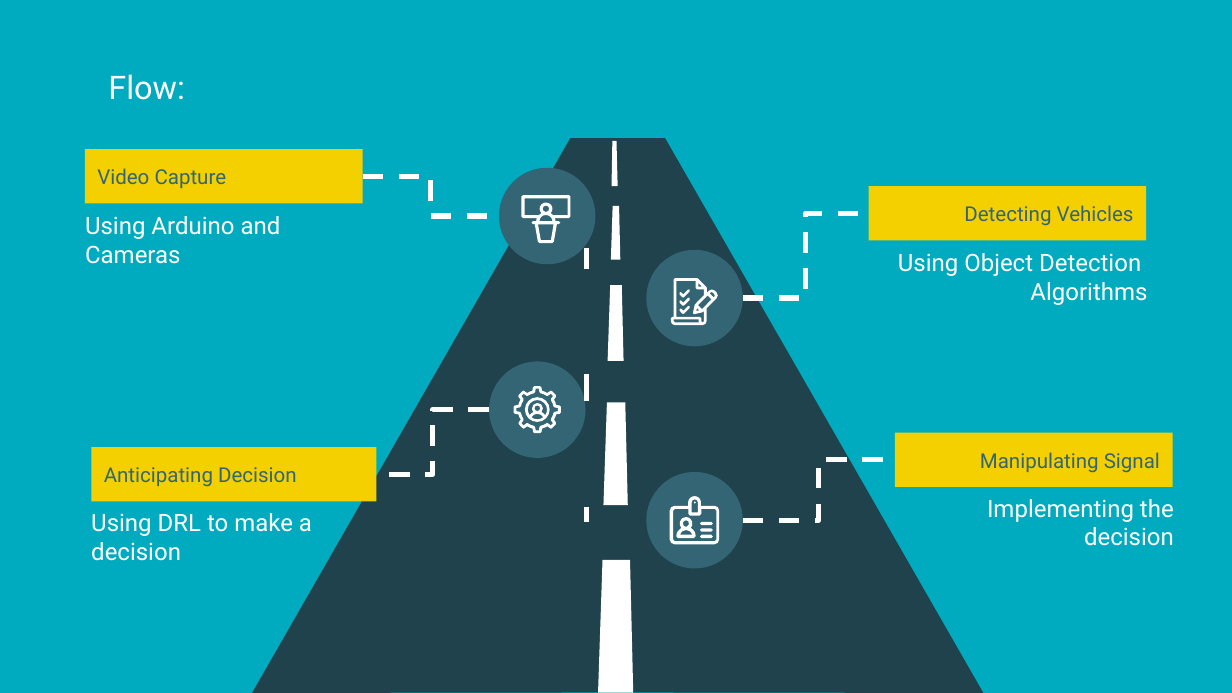
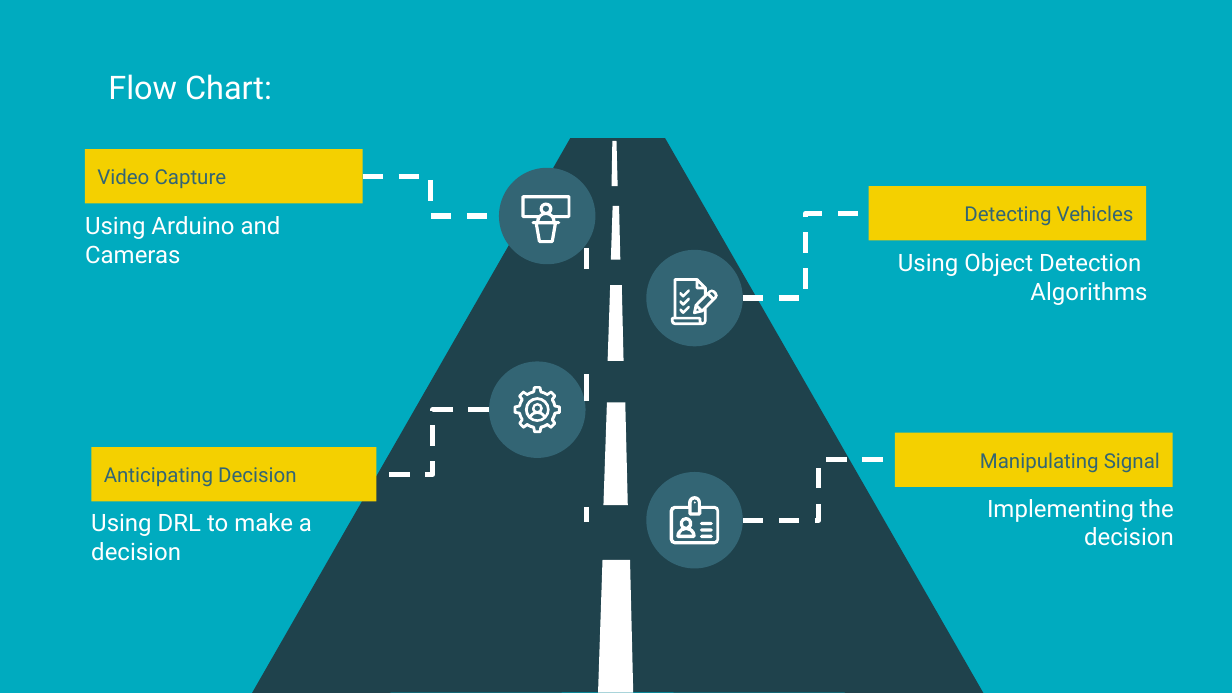
Before and after one commit to Namasivaayam-L/ResearchLab, a slide deck: slide 5 of Automatic Traffic Signal Control System.pptx. Drawn at 1232x693 pixels with LibreOffice and Linux fonts; fonts in the diff are those of the drawing. Boxes give left, top, right and bottom in pixels: in the first picture for what was removed or moved away, otherwise in the second. Text is boxed around its words. In the diff, an @@ line names an element or a change of style, - is before the commit and + after.

```diff
--- a/Automatic Traffic Signal Control System.pptx
+++ b/Automatic Traffic Signal Control System.pptx
@@ title at box(108, 74, 272, 100): text changed @@
-Flow:
+Flow Chart:
```
Also in this commit, not shown: 3 other slides changed, 11 other files.
